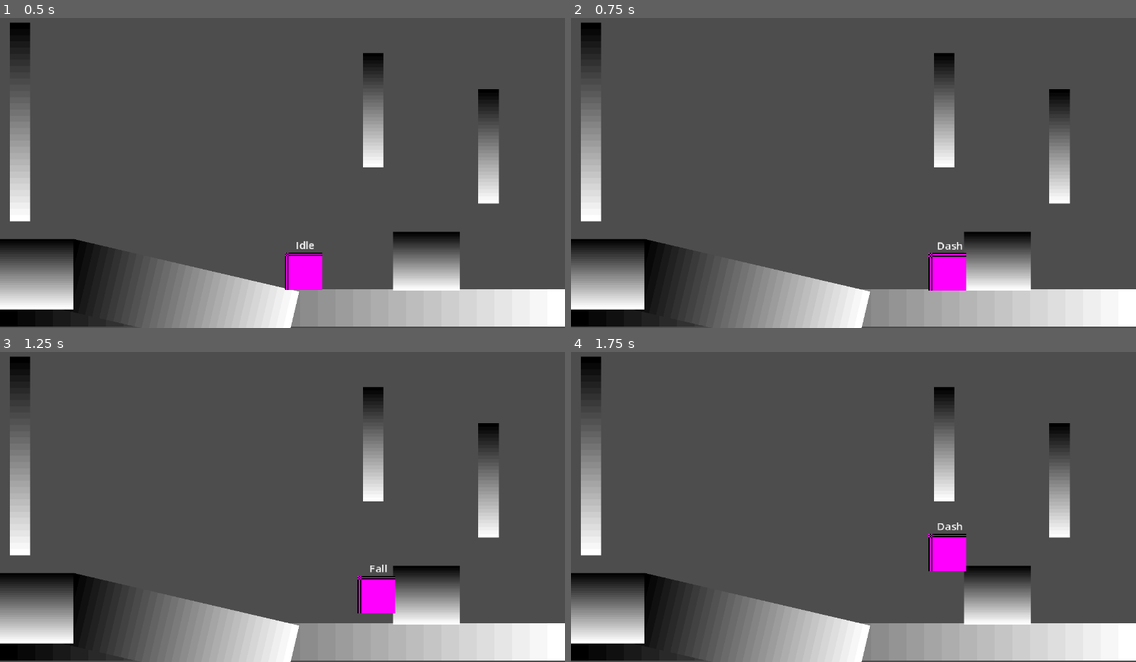
Above: before the commit, frames 1-4 (two rows, left to right).
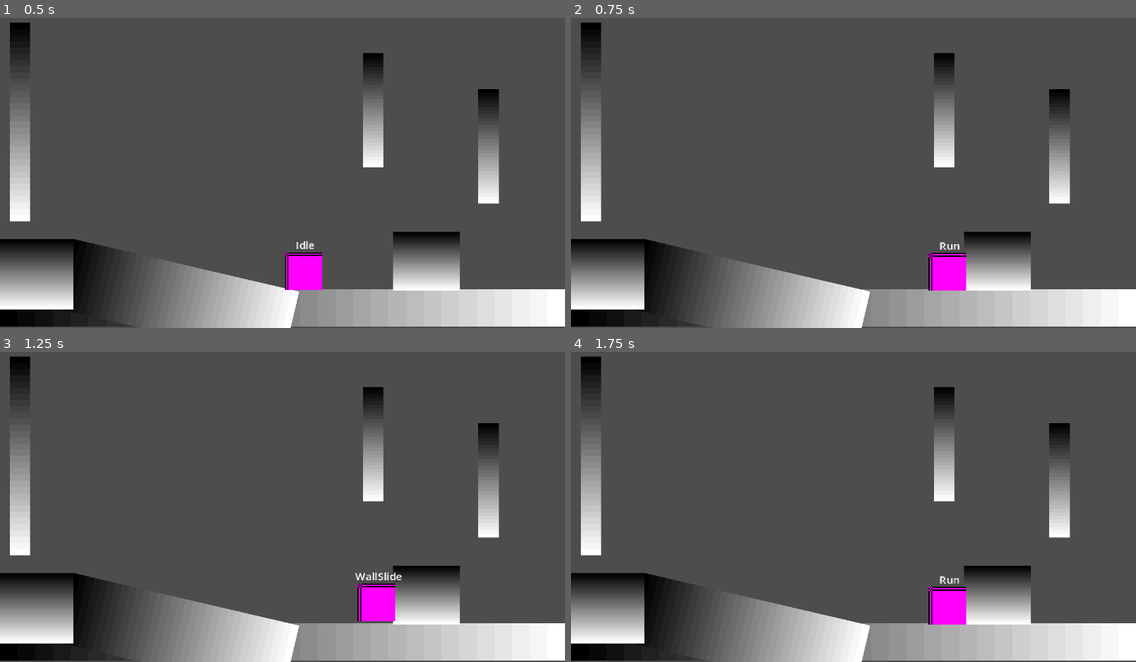
Above: after the commit, the same moments.

Repository: namishh/metroidvania
Game: Godot game, scene res://playground.tscn
Two runs of this game, one before a commit and one after it. Both use one fixed random seed, a clock stepped at 60 frames per second and the inputs below.
Inputs:
- Up to frame 1 (0.5 s): no input
- Up to frame 2 (0.75 s): tap Enter at 0.5 s; hold Right (ui_right) from 0.53 s (still down); hold C (dash) from 0.53 s (still down)
- Up to frame 3 (1.25 s): keep holding Right (ui_right); keep holding C (dash); tap Z (jump) at 0.77, 0.8, 1.07 s
- Up to frame 4 (1.75 s): keep holding Right (ui_right); release C (dash) at 1.28 s; tap Z (jump) at 1.35, 1.52 s; tap C (dash) at 1.55 s

Frame 1 is identical in both runs. In frame 2, less than 0.1% of the frame differs, in the area x 64-70%, y 72-75%; in frame 3, 0.5%; in frame 4, 1.8%, in the area x 63-70%, y 55-88%.

Commit message:
wall sliding

Diff:
--- a/co.gd
+++ /dev/null
@@ -1,11 +0,0 @@
-extends Sprite2D
-
-
-# Called when the node enters the scene tree for the first time.
-func _ready() -> void:
-	pass # Replace with function body.
-
-
-# Called every frame. 'delta' is the elapsed time since the previous frame.
-func _process(delta: float) -> void:
-	pass
--- a/player/player.tscn
+++ b/player/player.tscn
@@ -6,6 +6,7 @@
 [ext_resource type="Script" uid="uid://cbarvc43feurt" path="res://player/states/jump.gd" id="4_yw30f"]
 [ext_resource type="Script" uid="uid://cmkmhef3cwg6d" path="res://player/states/fall.gd" id="5_qjkh3"]
 [ext_resource type="Script" uid="uid://bkt13udw4rqfc" path="res://player/states/dash.gd" id="6_g6k8r"]
+[ext_resource type="Script" uid="uid://c677y5wav02jv" path="res://player/states/wall_slide.gd" id="7_boad6"]
 
 [sub_resource type="PlaceholderTexture2D" id="PlaceholderTexture2D_kqu6x"]
 size = Vector2(32, 32)
@@ -38,6 +39,10 @@
 unique_name_in_owner = true
 script = ExtResource("6_g6k8r")
 
+[node name="WallSlide" type="Node" parent="States" unique_id=541147595]
+unique_name_in_owner = true
+script = ExtResource("7_boad6")
+
 [node name="Sprite2D" type="Sprite2D" parent="." unique_id=408159630]
 position = Vector2(0, -16)
 texture = SubResource("PlaceholderTexture2D_kqu6x")
--- a/player/scripts/player.gd
+++ b/player/scripts/player.gd
@@ -8,14 +8,6 @@
 	get : return states[1]
 var direction : Vector2 = Vector2.ZERO
 
-
-#region states
-@onready var idle: IdleState = %Idle
-@onready var run: RunState = %Run
-@onready var jump: JumpState = %Jump
-@onready var fall: FallState = %Fall
-@onready var dash: DashState = %Dash
-#endregion
 
 #region export variables
 @export var gravity : float = 980.0
@@ -29,12 +21,20 @@
 @export var dash_duration: float = 0.25
 @export var effect_delay: float = 0.04
 
+@export var wall_jump_push_force: float = 200
+
+@export var wall_contact_coyote_time: float = 0.2
+@export var wall_jump_lock_time: float = 0.05
+
 @export var max_jump: int = 1;
 @export var max_dash: int = 1;
 #endregion
 
 var dashes: int = 0;
 var jumps: int = 0;
+var wall_contact_timer: float = 0.0
+var wall_jump_lock_timer: float = 0.0
+var last_wall_normal: Vector2 = Vector2.ZERO
 
 func init_states() -> void:
 	states = []
@@ -98,4 +98,18 @@
 func _physics_process(_delta: float) -> void:
 	velocity.y += gravity * _delta * gravity_multiplier
 	move_and_slide()
+	update_wall_contact(_delta)
 	changeState(currentState.physics_process(_delta))
+
+func update_wall_contact(delta: float) -> void:
+	if is_on_wall() and not is_on_floor():
+		last_wall_normal = get_wall_normal()
+		wall_contact_timer = wall_contact_coyote_time
+
+	else:
+		wall_contact_timer = maxf(wall_contact_timer - delta, 0.0)
+	wall_jump_lock_timer = maxf(wall_jump_lock_timer - delta, 0.0)
+
+
+func can_wall_jump() -> bool:
+	return wall_contact_timer > 0.0 and last_wall_normal != Vector2.ZERO
--- a/player/states/00_playerstate.gd
+++ b/player/states/00_playerstate.gd
@@ -9,6 +9,7 @@
 @onready var fall: FallState = %Fall
 @onready var run: RunState = %Run
 @onready var dash: DashState = %Dash
+@onready var wall_slide: WallSlideState  = %WallSlide
 #endregion
 
 func init() -> void:
--- a/player/states/dash.gd
+++ b/player/states/dash.gd
@@ -41,6 +41,12 @@
 
 func physics_process(delta: float) -> PlayerState:
 	if time > 0:
+		if player.is_on_wall():
+			var wall_normal = player.get_wall_normal()
+			var pressing_into_wall = (wall_normal.x > 0 and Input.is_action_pressed("ui_left")) or \
+									(wall_normal.x < 0 and Input.is_action_pressed("ui_right"))
+			if pressing_into_wall:
+				return wall_slide
 		player.velocity.x = (player.dash_velocity * (time / player.dash_duration) + player.dash_velocity) * dir
 	else:
 		return idle
--- a/player/states/fall.gd
+++ b/player/states/fall.gd
@@ -44,5 +44,11 @@
 		if buffer_timer > 0:
 			return jump
 		return idle
+	if player.is_on_wall() and (player.is_on_floor() == false):
+		var wall_normal = player.get_wall_normal()
+		var pressing_into_wall = (wall_normal.x > 0 and Input.is_action_pressed("ui_left")) or \
+								(wall_normal.x < 0 and Input.is_action_pressed("ui_right"))
+		if pressing_into_wall:
+			return wall_slide
 	player.velocity.x = player.direction.x * player.base_move_speed
 	return next_state
--- a/player/states/jump.gd
+++ b/player/states/jump.gd
@@ -31,6 +31,12 @@
 func physics_process(_delta: float) -> PlayerState:
 	if player.is_on_floor():
 		return idle
+	elif player.is_on_wall() and (player.is_on_floor() == false):
+		var wall_normal = player.get_wall_normal()
+		var pressing_into_wall = (wall_normal.x > 0 and Input.is_action_pressed("ui_left")) or \
+								(wall_normal.x < 0 and Input.is_action_pressed("ui_right"))
+		if pressing_into_wall:
+			return wall_slide
 	elif player.velocity.y >= 0:
 		return fall
 	player.velocity.x = player.direction.x * player.base_move_speed
--- a/player/states/run.gd
+++ b/player/states/run.gd
@@ -26,6 +26,8 @@
 func physics_process(delta: float) -> PlayerState:
 	player.velocity.x = player.direction.x * player.base_move_speed
 	if player.is_on_floor() == false:
+		if player.is_on_wall():
+			return wall_slide
 		return fall
 	player.dashes = 0
 	player.jumps = 0
--- /dev/null
+++ b/player/states/wall_slide.gd
@@ -0,0 +1,28 @@
+class_name WallSlideState extends PlayerState
+
+func init() -> void:
+	pass
+
+func enter() -> void:
+	print("[ENTER]: WallSlide")
+	player.gravity_multiplier = 0.4
+	player.velocity.y = 0
+
+func exit() -> void:
+	player.gravity_multiplier = 1
+
+func process(delta: float) -> PlayerState:
+	return next_state
+
+func physics_process(delta: float) -> PlayerState:
+	if player.is_on_floor():
+		return idle
+	if player.is_on_wall():
+		var wall_normal = player.get_wall_normal()
+		var pressing_into_wall = (wall_normal.x > 0 and Input.is_action_pressed("ui_left")) or \
+								(wall_normal.x < 0 and Input.is_action_pressed("ui_right"))
+		if not pressing_into_wall:
+			return fall
+	else:
+		return fall
+	return next_state
--- a/playground.tscn
+++ b/playground.tscn
@@ -1,7 +1,6 @@
 [gd_scene format=3 uid="uid://c00o5fajkqskb"]
 
 [ext_resource type="Script" uid="uid://bao84utrevdyl" path="res://keylogger.gd" id="1_m8u5f"]
-[ext_resource type="Script" uid="uid://ifiqqm1kdtwu" path="res://co.gd" id="1_rupst"]
 [ext_resource type="PackedScene" uid="uid://ckudr8chj1kgo" path="res://player/player.tscn" id="2_wt17y"]
 
 [sub_resource type="Gradient" id="Gradient_wt17y"]
@@ -20,7 +19,6 @@
 position = Vector2(240, 253)
 scale = Vector2(15, 32)
 texture = SubResource("GradientTexture1D_m8u5f")
-script = ExtResource("1_rupst")
 
 [node name="StaticBody2D" type="StaticBody2D" parent="Sprite2D" unique_id=782723384]
 
@@ -33,7 +31,6 @@
 rotation = 0.2299029
 scale = Vector2(6.1620765, 60.830784)
 texture = SubResource("GradientTexture1D_m8u5f")
-script = ExtResource("1_rupst")
 
 [node name="StaticBody2D" type="StaticBody2D" parent="Sprite2D2" unique_id=377227725]
 
@@ -46,7 +43,6 @@
 rotation = 1.5707964
 scale = Vector2(1.8766192, 62.34922)
 texture = SubResource("GradientTexture1D_m8u5f")
-script = ExtResource("1_rupst")
 
 [node name="StaticBody2D" type="StaticBody2D" parent="Sprite2D3" unique_id=364622944]
 
@@ -59,7 +55,6 @@
 rotation = 1.5707964
 scale = Vector2(1.5672702, 56.9497)
 texture = SubResource("GradientTexture1D_m8u5f")
-script = ExtResource("1_rupst")
 
 [node name="StaticBody2D" type="StaticBody2D" parent="Sprite2D4" unique_id=414756918]
 
@@ -72,7 +67,6 @@
 rotation = 1.5707964
 scale = Vector2(3.0507848, 17.389286)
 texture = SubResource("GradientTexture1D_m8u5f")
-script = ExtResource("1_rupst")
 
 [node name="StaticBody2D" type="StaticBody2D" parent="Sprite2D5" unique_id=461895955]
 
@@ -85,7 +79,6 @@
 rotation = 1.5707964
 scale = Vector2(3.0507848, 17.389286)
 texture = SubResource("GradientTexture1D_m8u5f")
-script = ExtResource("1_rupst")
 
 [node name="StaticBody2D" type="StaticBody2D" parent="Sprite2D6" unique_id=2021633839]
 
@@ -98,7 +91,6 @@
 rotation = 1.5707964
 scale = Vector2(5.293719, 17.389286)
 texture = SubResource("GradientTexture1D_m8u5f")
-script = ExtResource("1_rupst")
 
 [node name="StaticBody2D" type="StaticBody2D" parent="Sprite2D7" unique_id=1718764979]
 
Not shown, removed: co.gd.uid
Not shown, added: player/states/wall_slide.gd.uid
